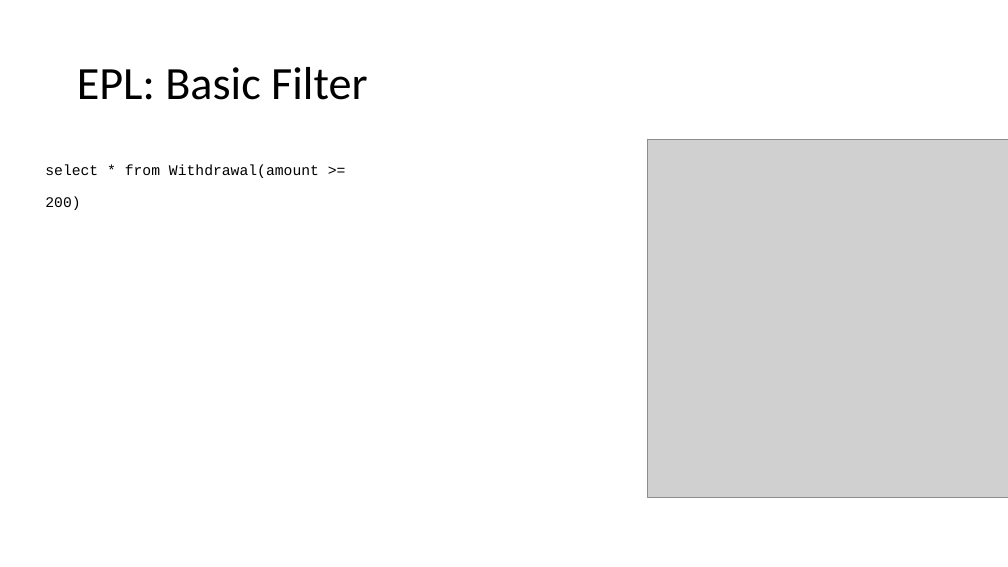
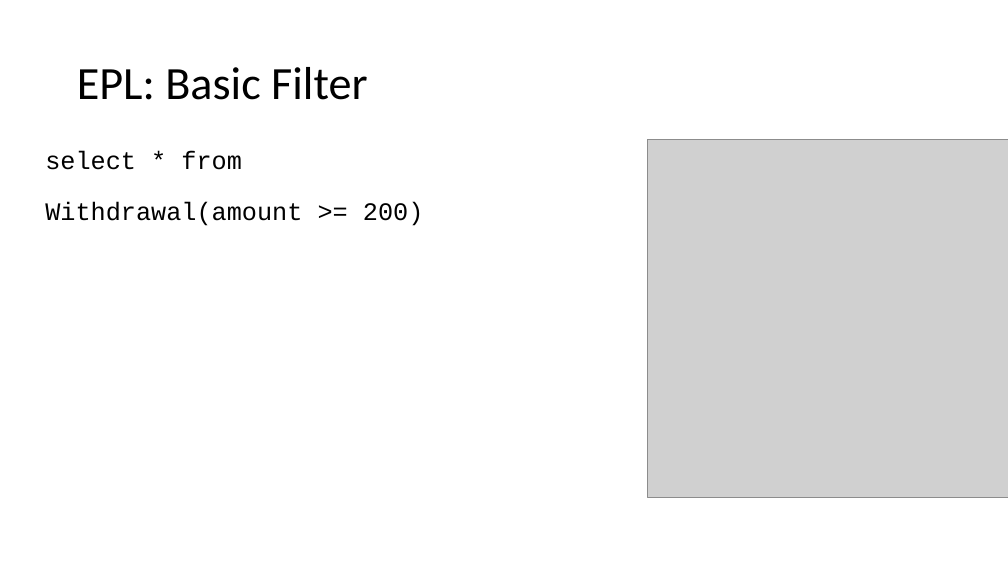
Before and after one commit to enercom25/sem3_24, a slide deck: slide 16 of CEPSem2024.pptx (slide 15 before the commit). Drawn at 1008x567 pixels with LibreOffice and Linux fonts; fonts in the diff are those of the drawing; grey boxes stand for pictures. Boxes give left, top, right and bottom in pixels: in the first picture for what was removed or moved away, otherwise in the second. Text is boxed around its words. In the diff, an @@ line names an element or a change of style, - is before the commit and + after.

```diff
--- a/CEPSem2024.pptx
+++ b/CEPSem2024.pptx
@@ text "select * from Withdrawal(amount >= ..." moved from (x1=45, y1=164, x2=319, y2=210) to (x1=45, y1=150, x2=424, y2=226) @@
@@ text "select * from Withdrawal(amount >= ..." at (x1=45, y1=150, x2=424, y2=226): size 14 to 24 pt @@
```
Also in this commit, not shown: 6 other slides changed, 4 slides added, 3 slides removed.
